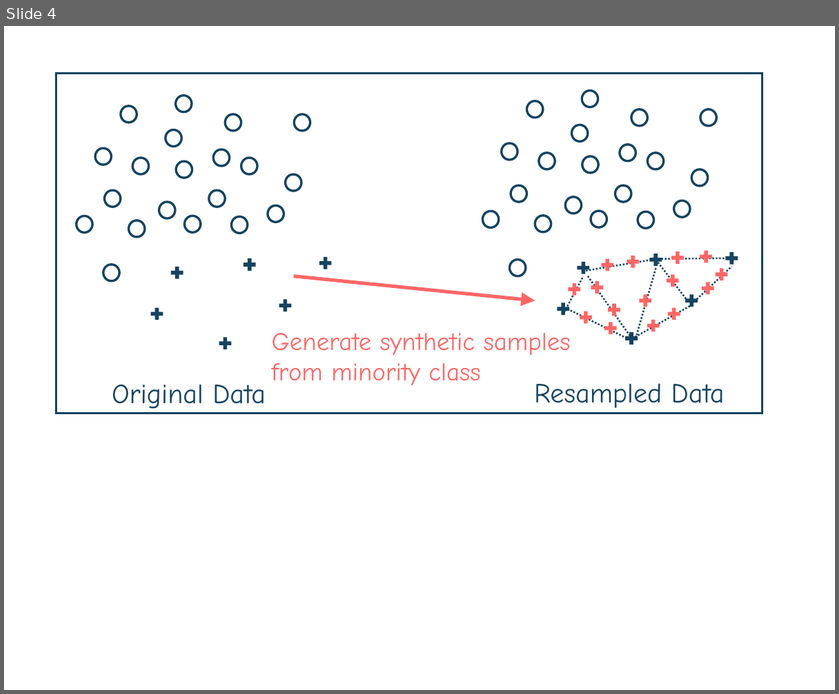
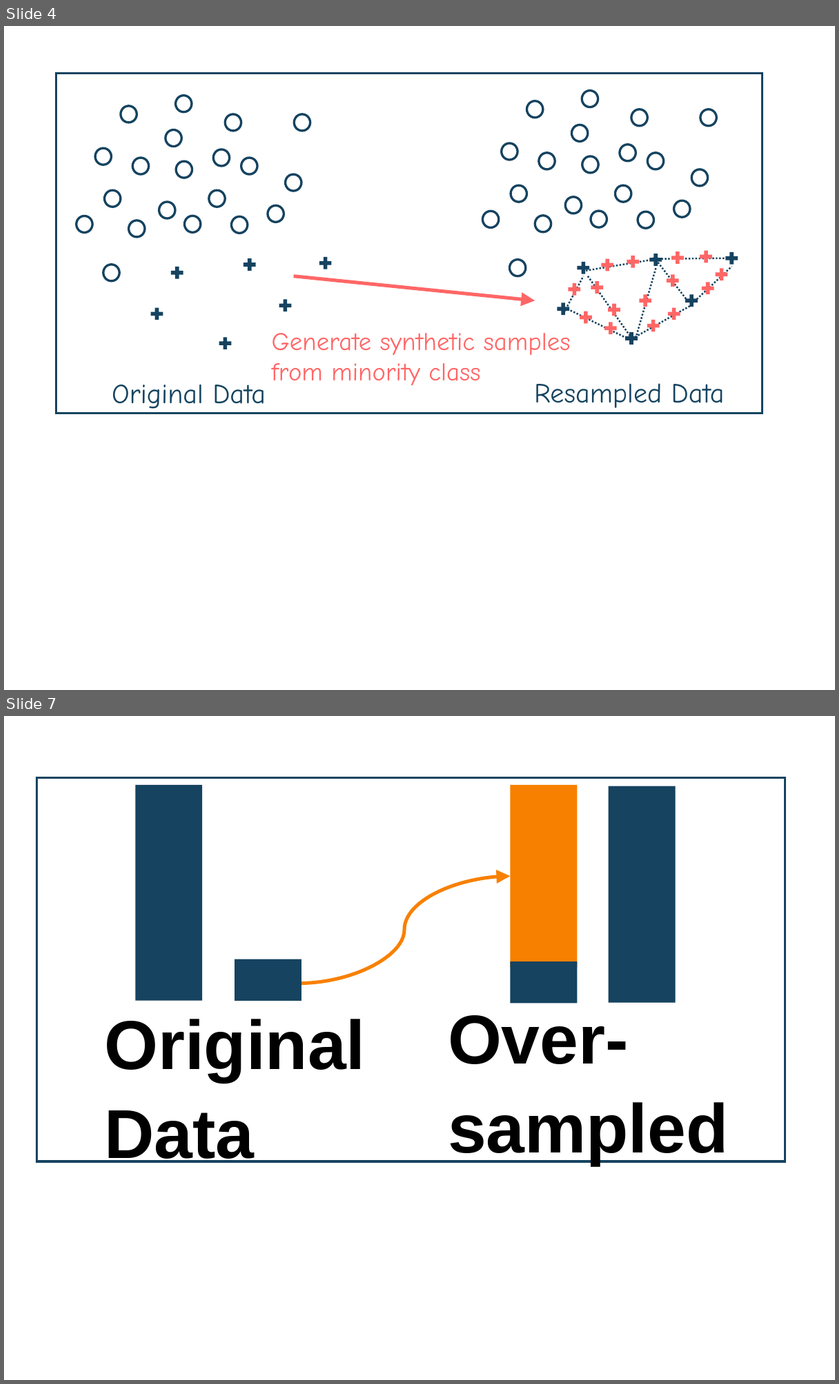
Before and after one commit to fmegahed/subsampling, a slide deck: Figures/subsampling.pptx. Shown one above the other, each under a label of ours: slide 4 before the commit, slides 4 and 7 after it; the slides between them are not shown. The pictures are 839x694 and 839x1384 pixels, drawn with LibreOffice and Linux fonts; fonts in the diff are those of the drawing. Boxes give left, top, right and bottom in pixels: in the first picture for what was removed or moved away, otherwise in the second. Text is boxed around its words. In the diff, an @@ line names an element or a change of style, - is before the commit and + after.

```diff
--- a/Figures/subsampling.pptx
+++ b/Figures/subsampling.pptx
@@ slide 7 added at [4,716,835,1380], background #FFFFFF @@
@@ group added at [37,777,785,1166]: 6 rectangles, 2 texts, 1 curved arrow @@
+Over-sampled
+Original Data
```
Also in this commit, not shown: 1 slide changed, 3 other slides added, 3 slides removed, 12 other files.
